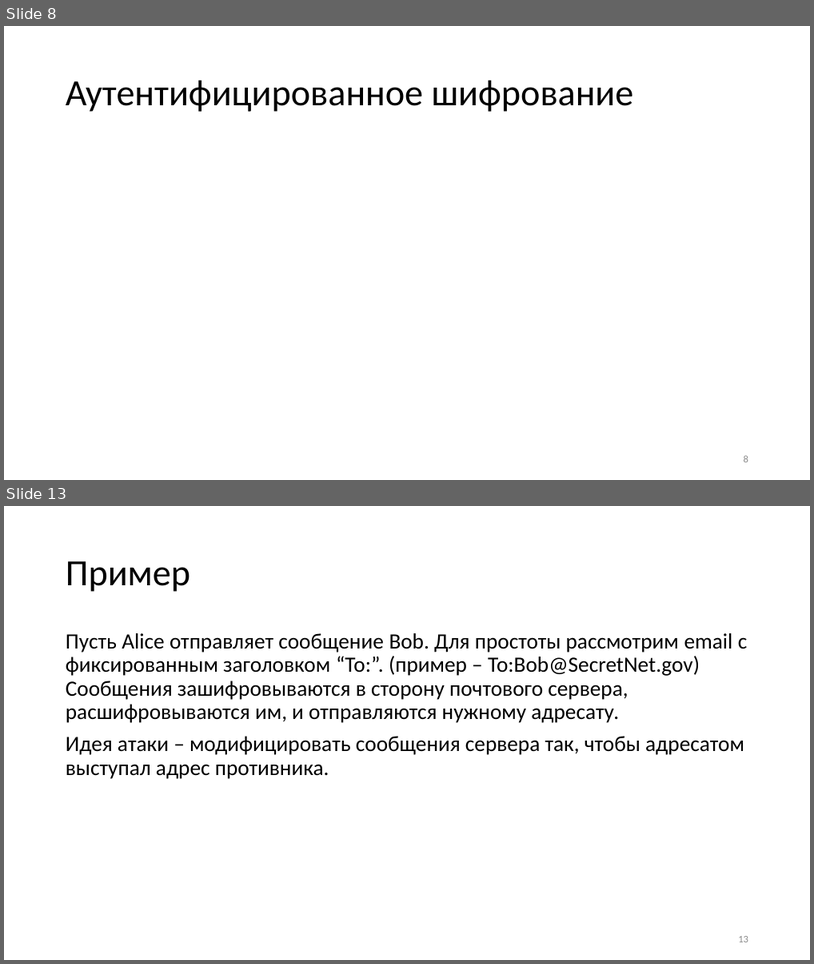
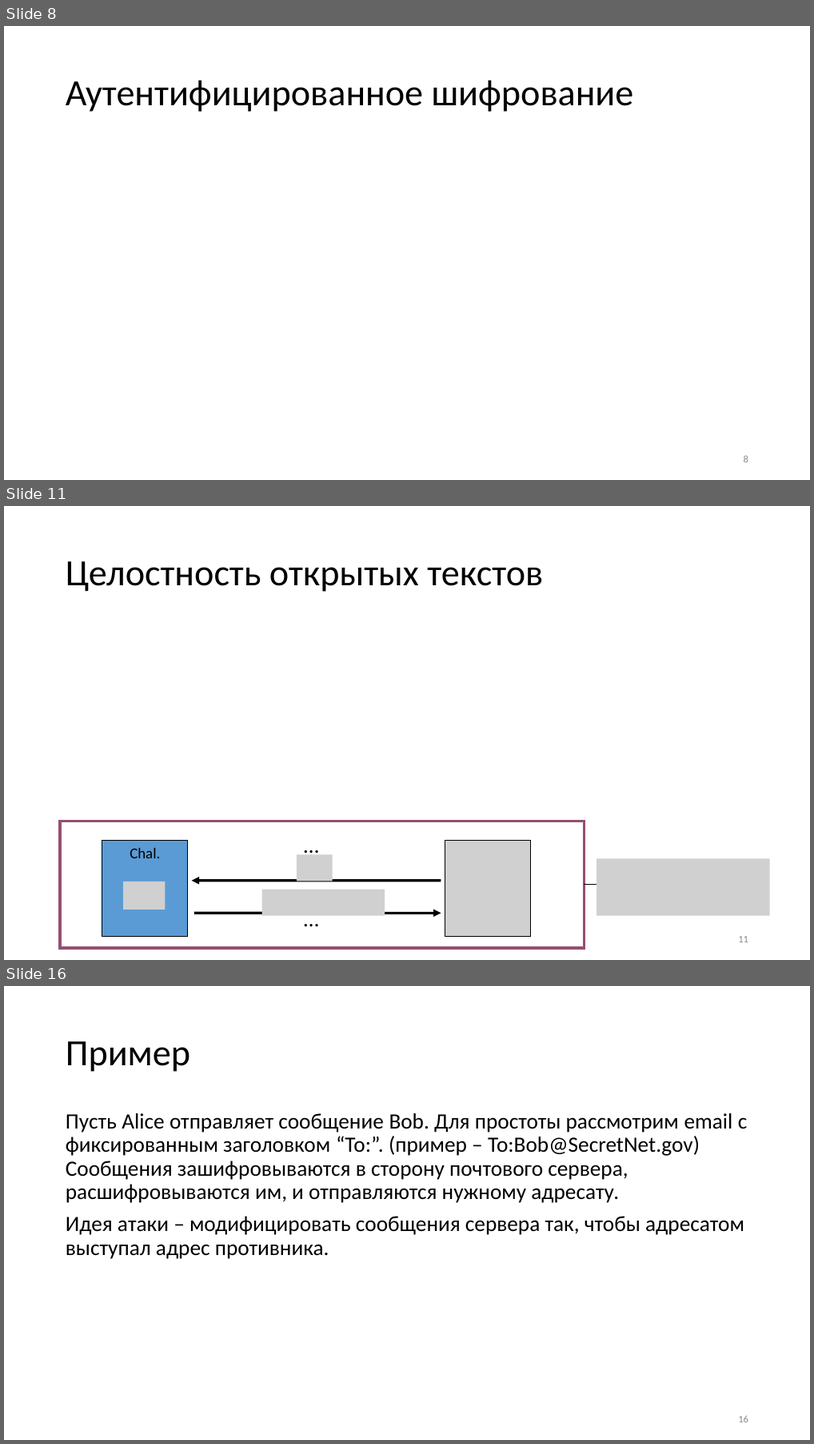
Before and after one commit to GeorgyFirsov-s-forks/CryptoLectures, a slide deck: Lectures/Lecture12.pptx. Shown one above the other, each under a label of ours: slides 8 and 13 before the commit, slides 8, 11 and 16 after it; the slides between them are not shown. The pictures are 814x964 and 814x1444 pixels, drawn with LibreOffice and Linux fonts; fonts in the diff are those of the drawing; grey boxes stand for pictures. Boxes give left, top, right and bottom in pixels: in the first picture for what was removed or moved away, otherwise in the second. Text is boxed around its words. In the diff, an @@ line names an element or a change of style, - is before the commit and + after.

```diff
--- a/Lectures/Lecture12.pptx
+++ b/Lectures/Lecture12.pptx
@@ slide 11 added at (4,506,810,960), background #FFFFFF @@
@@ title added at (66,561,543,592), 44 pt, text #000000 @@
+Целостность открытых текстов
@@ rectangle added at (60,820,585,948), outline #954F72 3 pt @@
@@ rectangle added at (102,840,188,936), fill #5B9BD5, outline #000000 0.75 pt, 18 pt, text #000000 @@
+Chal.
@@ text added at (298,828,326,861), 26 pt, text #000000 @@
+…
@@ picture added at (445,840,531,936) @@
@@ picture added at (297,855,333,881) @@
@@ picture added at (597,859,770,916) @@
@@ picture added at (123,881,165,909) @@
@@ arrow added from (442, 880) to (191, 880), #000000 3 pt @@
@@ picture added at (262,889,385,916) @@
@@ arrow added from (584, 884) to (610, 884), #000000 0.75 pt @@
@@ arrow added from (194, 912) to (442, 912), #000000 3 pt @@
@@ text added at (298,902,326,934), 26 pt, text #000000 @@
+…
@@ page number added at (738,936,749,942), 12 pt, text #8C8C8C @@
+11
@@ what was slide 13 is now slide 16 @@
@@ page number at (738,1415,749,1422): text changed @@
-13
+16
```
Also in this commit, not shown: 13 slides changed, 5 other slides added, 3 slides removed, 3 other files.
